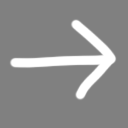
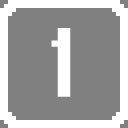
Two versions of the same layered image (128x128). Layer-by-layer changes:
added layer "Прямоугольник 9" above "2" over [0, 0, 128, 128]
added layer "1" above "next" over [51, 28, 71, 97]
hid "next" over [9, 19, 117, 101]
